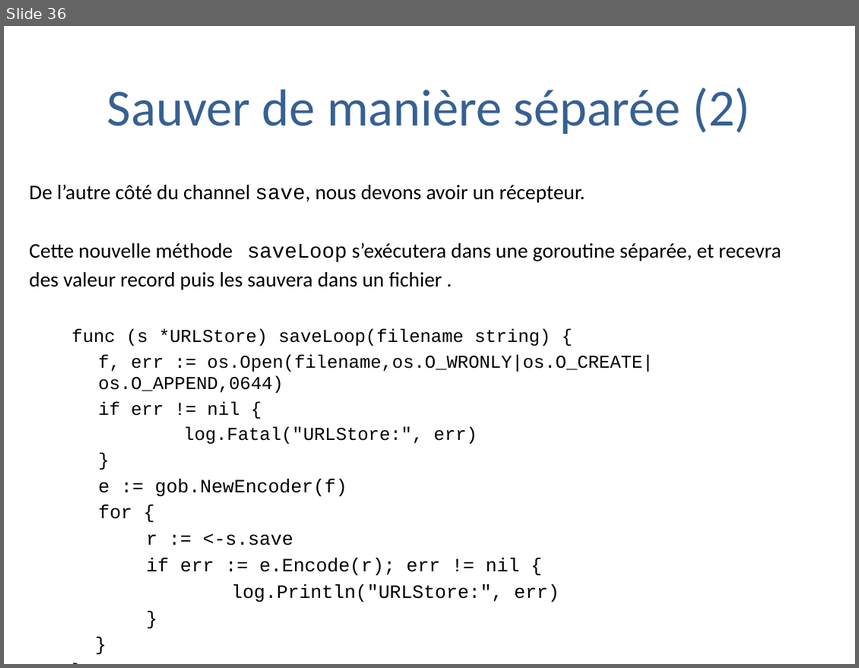
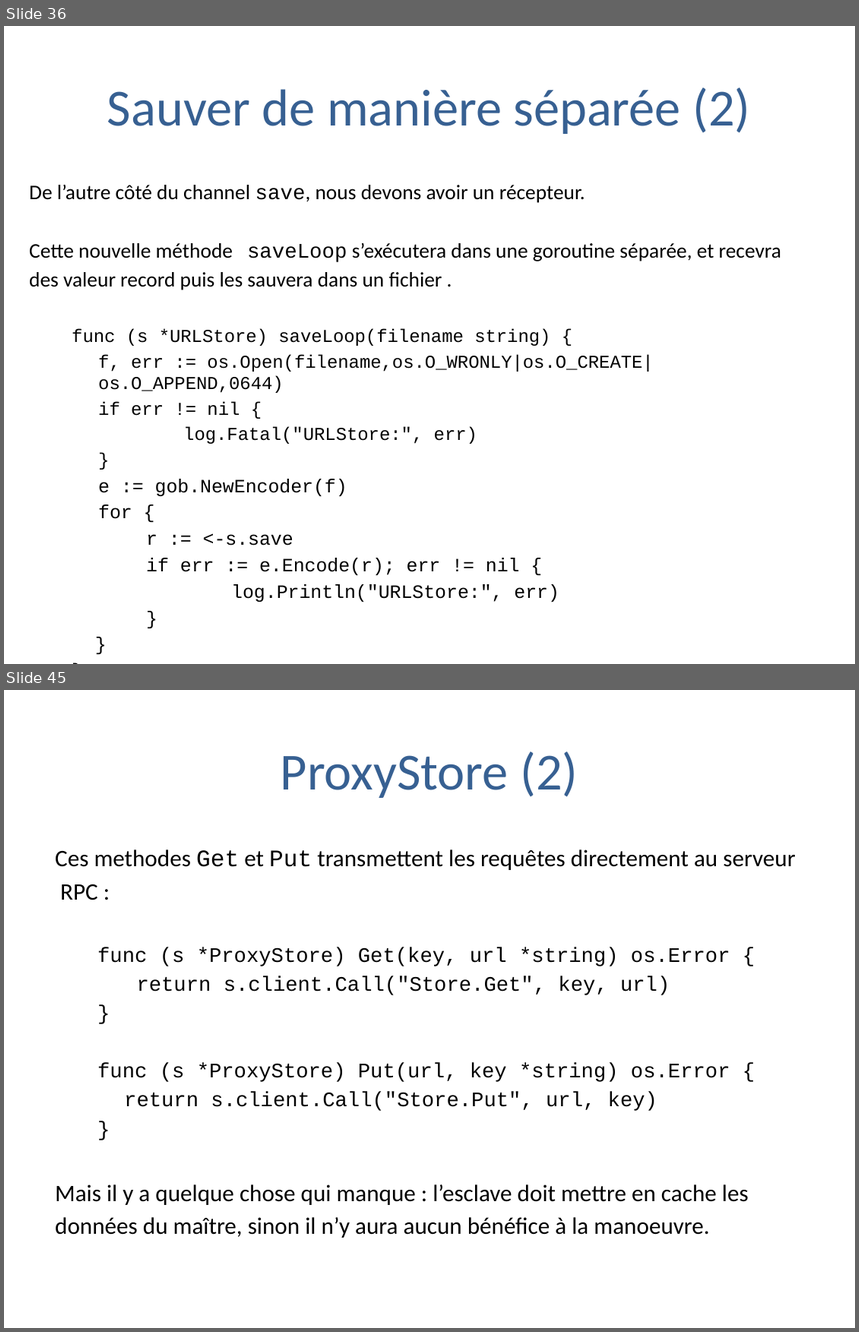
Before and after one commit to trash-anger/golang-france, a slide deck: Go-documentation/cours-general/Pratique de la programmation en go.pptx. Shown one above the other, each under a label of ours: slide 36 before the commit, slides 36 and 45 after it; the slides between them are not shown. The pictures are 859x668 and 859x1332 pixels, drawn with LibreOffice and Linux fonts; fonts in the diff are those of the drawing; background and template pictures are left out. Boxes give left, top, right and bottom in pixels: in the first picture for what was removed or moved away, otherwise in the second. Text is boxed around its words. In the diff, an @@ line names an element or a change of style, - is before the commit and + after.

```diff
--- a/Go-documentation/cours-general/Pratique de la programmation en go.pptx
+++ b/Go-documentation/cours-general/Pratique de la programmation en go.pptx
@@ slide 45 added at bbox=[4, 690, 855, 1328], background #FFFFFF @@
@@ title added at bbox=[281, 752, 578, 798], 44 pt, text #376092 @@
+ProxyStore (2)
@@ text added at bbox=[55, 850, 795, 1238], 20 pt, text #000000 @@
+Ces methodes Get et Put transmettent les requêtes directement au serveur
+RPC :
+  func (s *ProxyStore) Get(key, url *string) os.Error {
+  return s.client.Call("Store.Get", key, url)
+  }
+  func (s *ProxyStore) Put(url, key *string) os.Error {
+  return s.client.Call("Store.Put", url, key)
+  }
+Mais il y a quelque chose qui manque : l’esclave doit mettre en cache les
+données du maître, sinon il n’y aura aucun bénéfice à la manoeuvre.
```
Also in this commit, not shown: 1 slide changed, 20 other slides added, 1 other file.
